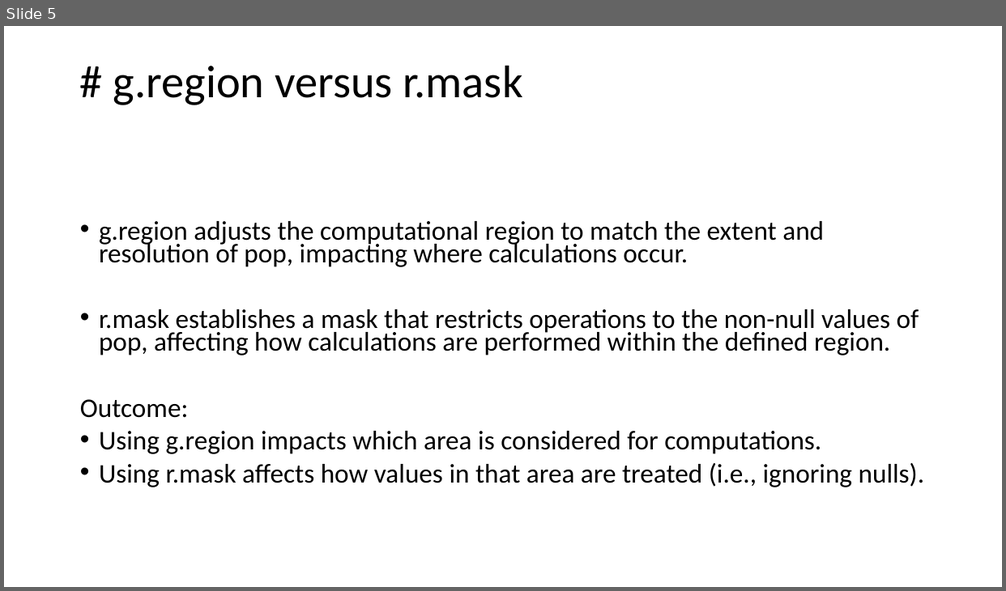
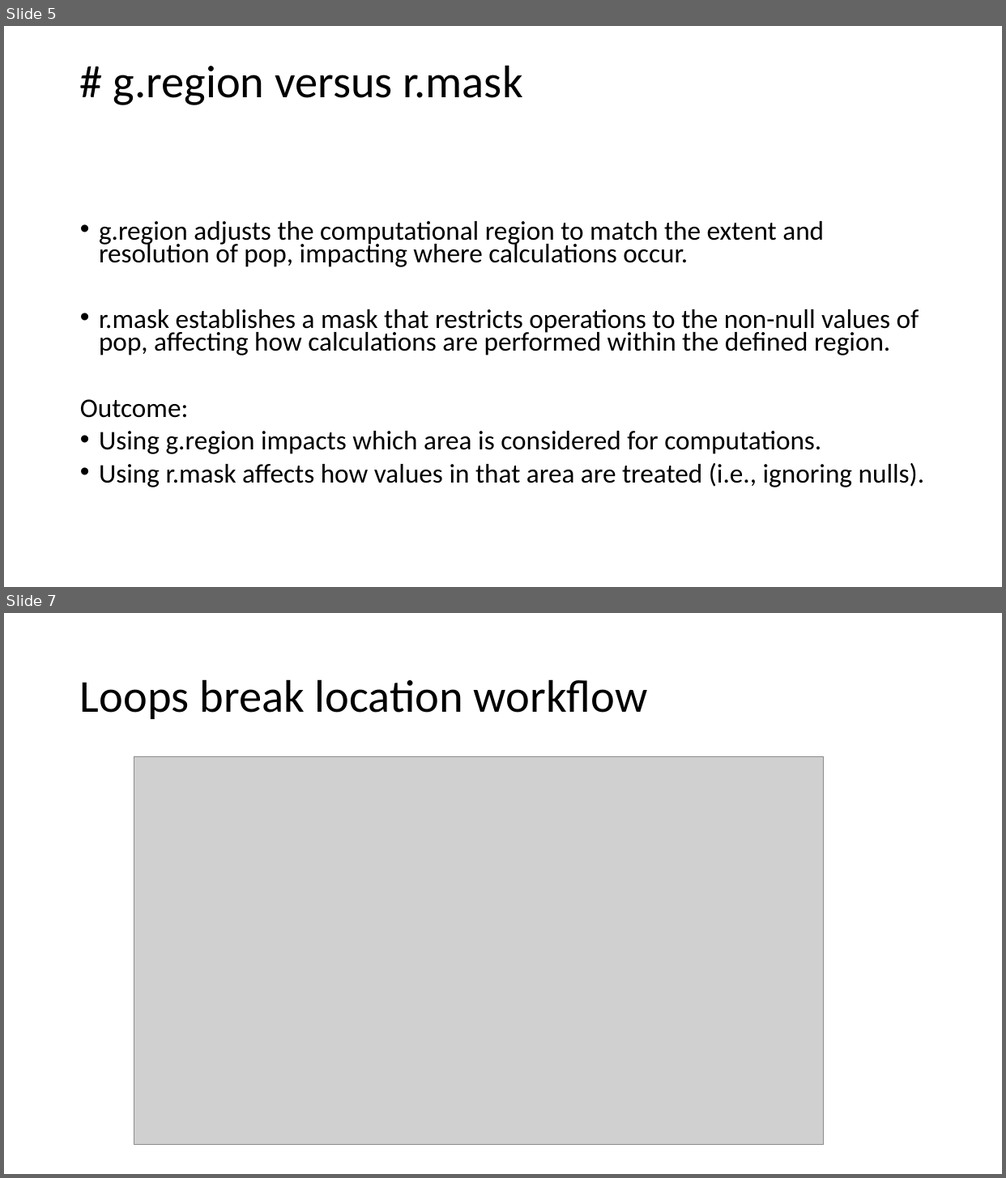
Before and after one commit to renatamuy/eride, a slide deck: workflow/eride_global_dev.pptx. Shown one above the other, each under a label of ours: slide 5 before the commit, slides 5 and 7 after it; the slides between them are not shown. The pictures are 1006x591 and 1006x1178 pixels, drawn with LibreOffice and Linux fonts; fonts in the diff are those of the drawing; grey boxes stand for pictures. Boxes give left, top, right and bottom in pixels: in the first picture for what was removed or moved away, otherwise in the second. Text is boxed around its words. In the diff, an @@ line names an element or a change of style, - is before the commit and + after.

```diff
--- a/workflow/eride_global_dev.pptx
+++ b/workflow/eride_global_dev.pptx
@@ slide 7 added at (4, 613, 1002, 1174), background #FFFFFF @@
@@ title added at (80, 679, 648, 719), 44 pt, text #000000 @@
+Loops break location workflow
@@ picture added at (134, 756, 824, 1144) @@
```
Also in this commit, not shown: 1 slide changed.
